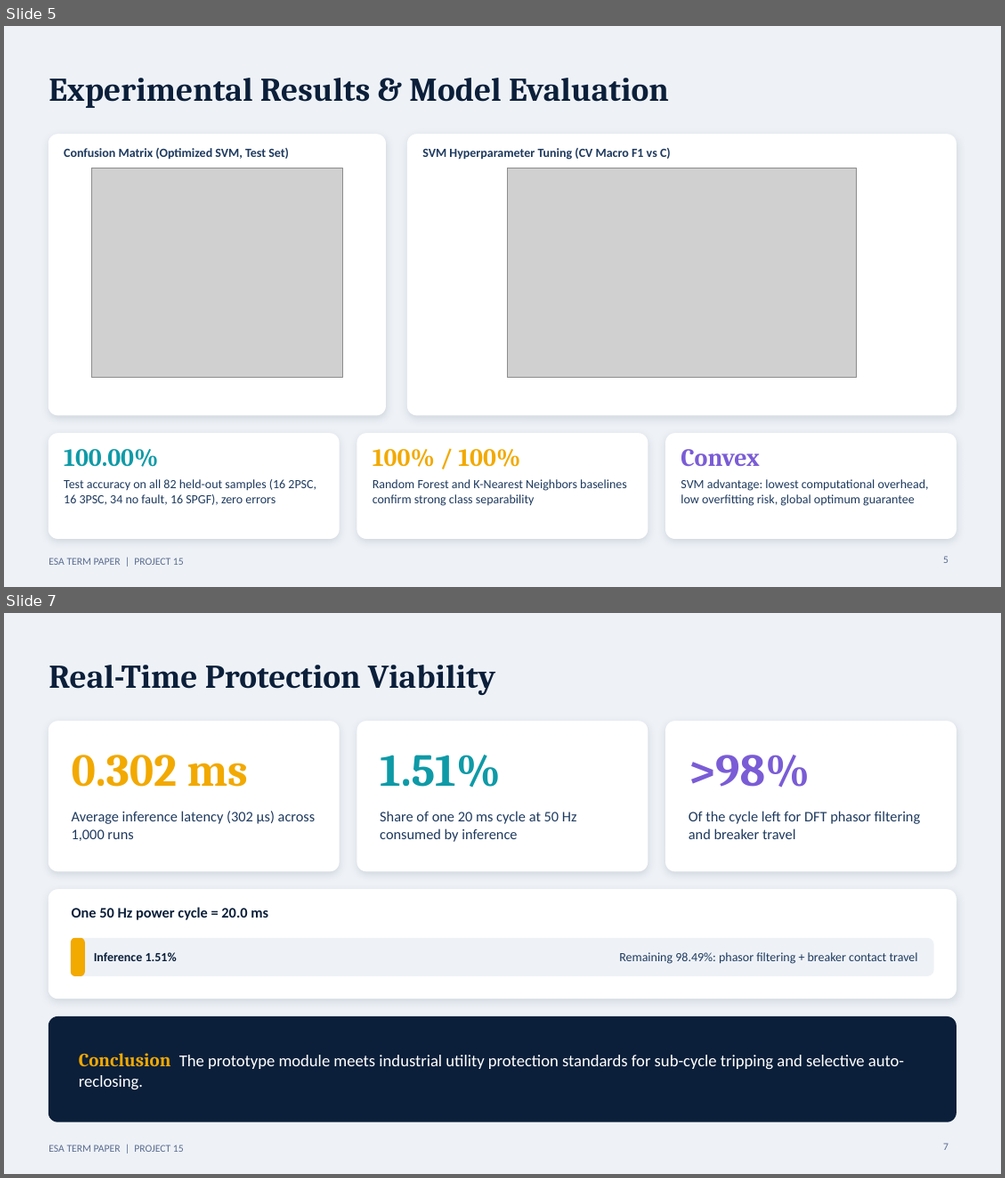
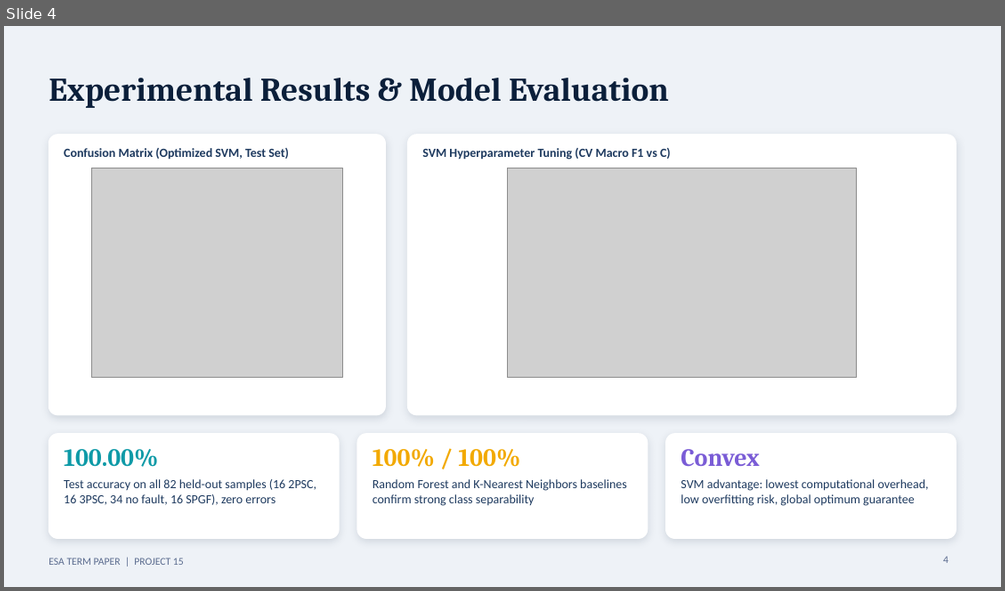
Before and after one commit to rishabhraturi05/esa_ml, a slide deck: ESA_Project15_Fault_Classification_Presentation.pptx. Shown one above the other, each under a label of ours: slides 5 and 7 before the commit, slide 4 after it; the slides between them are not shown. The pictures are 1005x1178 and 1005x591 pixels, drawn with LibreOffice and Linux fonts; fonts in the diff are those of the drawing; grey boxes stand for pictures. Boxes give left, top, right and bottom in pixels: in the first picture for what was removed or moved away, otherwise in the second. Text is boxed around its words. In the diff, an @@ line names an element or a change of style, - is before the commit and + after.

```diff
--- a/ESA_Project15_Fault_Classification_Presentation.pptx
+++ b/ESA_Project15_Fault_Classification_Presentation.pptx
@@ slide 7 removed at (x1=4, y1=613, x2=1001, y2=1174), background #EEF2F7; not listed: 1 template element that a slide beside it also shows @@
@@ text removed at (x1=48, y1=665, x2=495, y2=695) @@
-Real-Time Protection Viability
@@ rounded rectangle removed at (x1=48, y1=722, x2=339, y2=871) @@
@@ rounded rectangle removed at (x1=357, y1=722, x2=647, y2=871) @@
@@ rounded rectangle removed at (x1=666, y1=722, x2=956, y2=871) @@
@@ text removed at (x1=72, y1=755, x2=249, y2=787) @@
-0.302 ms
@@ text removed at (x1=380, y1=755, x2=501, y2=787) @@
-1.51%
@@ text removed at (x1=688, y1=755, x2=809, y2=787) @@
->98%
@@ text removed at (x1=72, y1=811, x2=316, y2=841) @@
-Average inference latency (302 µs) across 1,000 runs
@@ text removed at (x1=380, y1=811, x2=577, y2=842) @@
-Share of one 20 ms cycle at 50 Hz consumed by inference
@@ text removed at (x1=688, y1=811, x2=921, y2=839) @@
-Of the cycle left for DFT phasor filtering and breaker travel
@@ rounded rectangle removed at (x1=48, y1=890, x2=956, y2=998) @@
@@ text removed at (x1=72, y1=907, x2=268, y2=920) @@
-One 50 Hz power cycle = 20.0 ms
@@ rounded rectangle removed at (x1=72, y1=938, x2=933, y2=976) @@
@@ rounded rectangle removed at (x1=72, y1=938, x2=84, y2=976) @@
@@ text removed at (x1=94, y1=952, x2=177, y2=961) @@
-Inference 1.51%
@@ text removed at (x1=619, y1=952, x2=918, y2=964) @@
-Remaining 98.49%: phasor filtering + breaker contact travel
@@ rounded rectangle removed at (x1=48, y1=1017, x2=956, y2=1121) @@
@@ text removed at (x1=79, y1=1053, x2=904, y2=1089) @@
-Conclusion The prototype module meets industrial utility protection standards for sub-cycle tripping and selective auto-reclosing.
@@ page number removed at (x1=943, y1=1143, x2=948, y2=1150) @@
-7
@@ what was slide 5 is now slide 4 @@
@@ page number at (x1=943, y1=556, x2=948, y2=563): text changed @@
-5
+4
```
Also in this commit, not shown: 2 slides changed, 1 slide added, 2 other slides removed, 15 other files.
